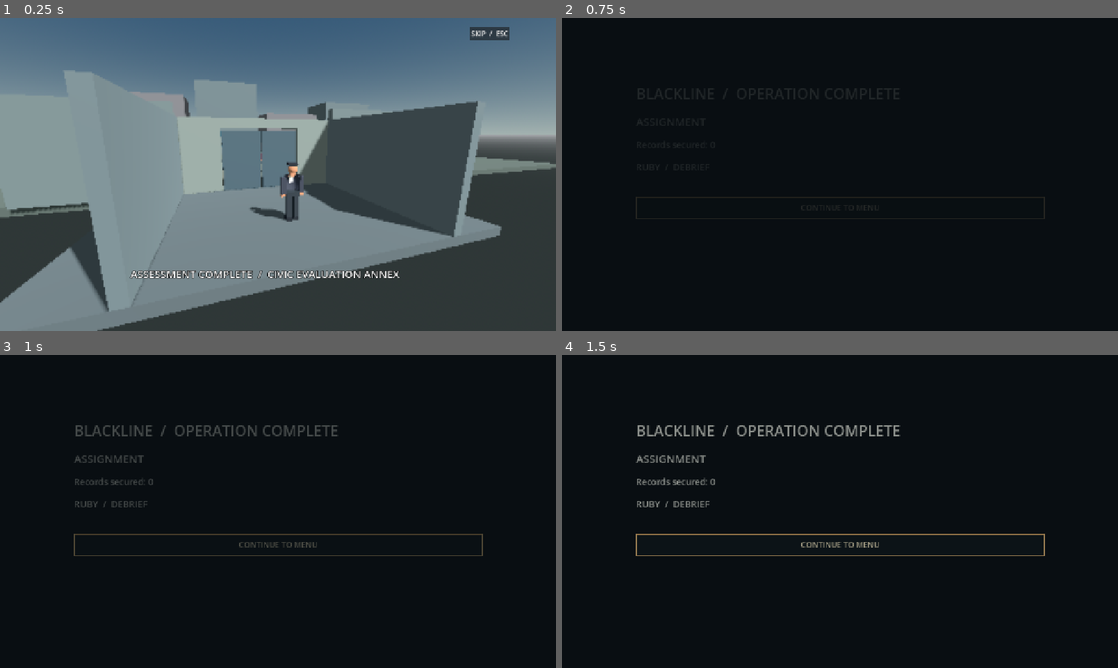
Above: before the commit, frames 1-4 (two rows, left to right).
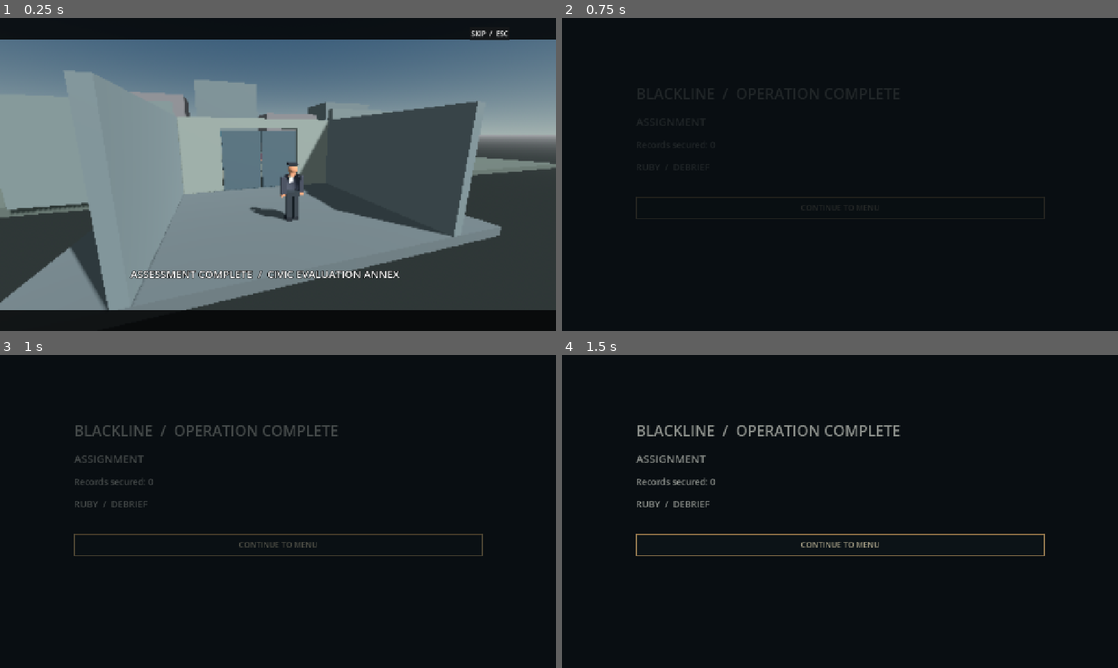
Above: after the commit, the same moments.

Repository: CoolgamerProXD/Stealty-Assasin-redesigned-computing-machine-Beta
Game: Godot game, scene res://scenes/ruby_meeting.tscn
Two runs of this game, one before a commit and one after it. Both use one fixed random seed, a clock stepped at 60 frames per second and the inputs below. This scene is started directly instead of the project's main scene.
Inputs (mouse positions are in pixels of both pictures, inside the frame that each line leads up to):
- Up to frame 1 (0.25 s): no input
- Up to frame 2 (0.75 s): click "SKIP / ESC" at 0.5 s
- Up to frame 3 (1 s): no input
- Up to frame 4 (1.5 s): move the mouse to (962, 495) at 1.27 s; hold D (move_right) from 1.28 s (still down); hold C (crouch) from 1.28 s (still down); click (962, 495) at 1.42 s

The runs differ from the first frame. In frame 1, 14% of the frame differs, in the area x 0-100%, y 0-100%; in frame 2, nothing differs; in frame 3, nothing differs; in frame 4, nothing differs.

Commit message:
Improve Ruby camera transitions and measure rendering presets
Co-authored-by: arena-agent <297053741+arena-agent@users.noreply.github.com>

Diff:
--- a/scripts/cinematics/ruby_meeting.gd
+++ b/scripts/cinematics/ruby_meeting.gd
@@ -39,7 +39,8 @@
  var light := DirectionalLight3D.new()
  light.rotation_degrees = Vector3(-45, 35, 0)
  light.light_energy = 1.0
- light.shadow_enabled = true
+ light.add_to_group("quality_lights")
+ light.shadow_enabled = Campaign.settings["graphics"] != "LOW"
  add_child(light)
  _box(Vector3(0, -0.15, 3), Vector3(12, 0.3, 8), Color(0.30, 0.33, 0.34))
  _box(Vector3(0, -0.15, -5), Vector3(20, 0.3, 10), Color(0.33, 0.34, 0.31))
@@ -67,6 +68,22 @@
  camera.current = true
  var canvas := CanvasLayer.new()
  add_child(canvas)
+ var bars := Control.new()
+ bars.set_anchors_and_offsets_preset(Control.PRESET_FULL_RECT)
+ bars.mouse_filter = Control.MOUSE_FILTER_IGNORE
+ canvas.add_child(bars)
+ var top_bar := ColorRect.new()
+ top_bar.color = Color(0.015, 0.02, 0.025, 0.88)
+ top_bar.set_anchors_preset(Control.PRESET_TOP_WIDE)
+ top_bar.offset_bottom = 48
+ top_bar.mouse_filter = Control.MOUSE_FILTER_IGNORE
+ bars.add_child(top_bar)
+ var bottom_bar := ColorRect.new()
+ bottom_bar.color = Color(0.015, 0.02, 0.025, 0.88)
+ bottom_bar.set_anchors_preset(Control.PRESET_BOTTOM_WIDE)
+ bottom_bar.offset_top = -48
+ bottom_bar.mouse_filter = Control.MOUSE_FILTER_IGNORE
+ bars.add_child(bottom_bar)
  subtitles = Label.new()
  subtitles.position = Vector2(110, 570)
  subtitles.custom_minimum_size = Vector2(1000, 80)
@@ -143,12 +160,15 @@
  actor.position = Vector3(0, 0, lerpf(4.5, -3.1, walk))
  actor.animate_motion(delta, 1.1 if t > 1.0 and t < 8.0 else 0.0)
  ruby.animate_motion(delta, 0.0)
- if t < 7.0:
-  camera.position = Vector3(-2.4, 2.8, actor.position.z + 6.0)
-  camera.look_at(Vector3(0, 1.25, actor.position.z - 1.5), Vector3.UP)
- else:
-  camera.position = Vector3(5.0, 2.4, -1.2)
-  camera.look_at(Vector3(0.7, 1.2, -3.8), Vector3.UP)
+ # Blend between the tracking and dialogue compositions rather than cutting
+ # to a discontinuous camera position in the middle of Ruby's introduction.
+ var mix := smoothstep(6.3, 7.7, t)
+ var tracking_position := Vector3(-2.4, 2.8, actor.position.z + 6.0)
+ var dialogue_position := Vector3(5.0, 2.4, -1.2)
+ var tracking_focus := Vector3(0, 1.25, actor.position.z - 1.5)
+ var dialogue_focus := Vector3(0.7, 1.2, -3.8)
+ camera.position = tracking_position.lerp(dialogue_position, mix)
+ camera.look_at(tracking_focus.lerp(dialogue_focus, mix), Vector3.UP)
  if t < 8.0: subtitles.text = "ASSESSMENT COMPLETE  /  CIVIC EVALUATION ANNEX"
  elif t < 12.0: subtitles.text = "RUBY: You noticed the missing piece. Most people only count the locks."
  elif t < 15.0: subtitles.text = "RUBY: I'm Ruby. From now on, I handle your assignments for Blackline."
--- a/scripts/core/campaign_state.gd
+++ b/scripts/core/campaign_state.gd
@@ -89,6 +89,8 @@
   (light as Light3D).visible = quality != "LOW"
  for detail: Node in get_tree().get_nodes_in_group("quality_detail"):
   (detail as Node3D).visible = quality == "HIGH"
+ for probe: Node in get_tree().get_nodes_in_group("quality_reflections"):
+  (probe as ReflectionProbe).visible = quality == "HIGH"
  var master := AudioServer.get_bus_index("Master")
  if master >= 0: AudioServer.set_bus_volume_db(master, linear_to_db(maxf(0.001, float(settings["volume"]))))
  if DisplayServer.get_name() != "headless":
--- a/scripts/visuals/environment_dressing.gd
+++ b/scripts/visuals/environment_dressing.gd
@@ -150,6 +150,30 @@
      _part(Vector3(x + dx, y + 0.15, z - 0.22), Vector3(0.38, 0.24, 0.10), Color(0.42, 0.38, 0.30), true)
  for x: float in [-8.0, -2.0, 4.5, 9.5]:
   _part(Vector3(x, 2.92, 0), Vector3(1.2, 0.025, 0.14), Color(1.0, 0.83, 0.57))
+ # One static, shadowless probe is restricted to HIGH. The polished inlay
+ # underneath remains decorative and never changes navigation/collision.
+ var probe := ReflectionProbe.new()
+ probe.name = "LobbyReflection"
+ probe.position = Vector3(-5, 1.45, 0)
+ probe.size = Vector3(13, 3, 15)
+ probe.update_mode = ReflectionProbe.UPDATE_ONCE
+ probe.enable_shadows = false
+ probe.add_to_group("quality_reflections")
+ probe.visible = Campaign.settings["graphics"] == "HIGH"
+ add_child(probe)
+ var polished := MeshInstance3D.new()
+ polished.name = "PolishedReceptionInlay"
+ var polished_mesh := BoxMesh.new()
+ polished_mesh.size = Vector3(3.9, 0.015, 0.85)
+ polished.mesh = polished_mesh
+ polished.position = Vector3(-5, 1.10, -4.8)
+ var polished_material := StandardMaterial3D.new()
+ polished_material.albedo_color = Color(0.43, 0.31, 0.20)
+ polished_material.metallic = 0.45
+ polished_material.roughness = 0.24
+ polished.material_override = polished_material
+ polished.cast_shadow = GeometryInstance3D.SHADOW_CASTING_SETTING_OFF
+ add_child(polished)
  _lamp(Vector3(-6, 2.65, -3.5), Color(1.0, 0.70, 0.42), 0.55, 7.0)
  _lamp(Vector3(-5, 2.65, 3), Color(1.0, 0.73, 0.48), 0.45, 7.0)
  _lamp(Vector3(4.5, 2.6, 0), Color(0.65, 0.82, 1.0), 0.35, 6.0)
--- a/tests/cinema_capture_test.gd
+++ b/tests/cinema_capture_test.gd
@@ -25,6 +25,23 @@
   thumb.resize(320, 180)
   thumb.save_jpg(output.path_join(name + "_thumb.jpg"), 0.50)
 
+func sample_preset(service: Node, quality: String) -> void:
+ service.settings["graphics"] = quality
+ service.apply_settings()
+ for i: int in range(15): await process_frame
+ var intervals: Array[float] = []
+ var previous := Time.get_ticks_usec()
+ for i: int in range(60):
+  await process_frame
+  var now := Time.get_ticks_usec()
+  intervals.append(float(now - previous) / 1000.0)
+  previous = now
+ var total := 0.0
+ for value: float in intervals: total += value
+ intervals.sort()
+ var mean := total / intervals.size()
+ print("PRESET_METRIC: %s frames=%d mean_ms=%.3f p95_ms=%.3f fps=%.2f" % [quality, intervals.size(), mean, intervals[56], 1000.0 / maxf(mean, 0.001)])
+
 func shot_camera(world: Node3D, pos: Vector3, target: Vector3) -> Camera3D:
  var camera := Camera3D.new()
  world.add_child(camera)
@@ -49,6 +66,8 @@
  camera.global_position = Vector3(4.5, 1.8, 4.4)
  camera.look_at(Vector3(4.5, 1.2, -6.0), Vector3.UP)
  await capture("cinema_hotel_corridor")
+ for quality: String in ["LOW", "MEDIUM", "HIGH"]:
+  await sample_preset(service, quality)
  var target: HotelNpc = hotel.get("primary_npc")
  camera.global_position = target.global_position + Vector3(2.4, 1.7, 2.4)
  camera.look_at(target.global_position + Vector3.UP * 1.0, Vector3.UP)
--- a/tests/instinct_render_test.gd
+++ b/tests/instinct_render_test.gd
@@ -35,6 +35,15 @@
     count += 1
     sum += x
  return Vector2(count, sum / maxf(count, 1))
+
+func differing_pixels(a: Image, b: Image) -> int:
+ var count := 0
+ for y: int in range(int(a.get_height() * 0.28), int(a.get_height() * 0.8), 6):
+  for x: int in range(int(a.get_width() * 0.28), int(a.get_width() * 0.72), 6):
+   var p := a.get_pixel(x, y)
+   var q := b.get_pixel(x, y)
+   if absf(p.r - q.r) + absf(p.g - q.g) + absf(p.b - q.b) > 0.08: count += 1
+ return count
 
 func run() -> void:
  output = OS.get_environment("TEST_SCREENSHOT_DIR")
@@ -104,11 +113,17 @@
    var service: Node = root.get_node("Campaign")
    var old_settings: Dictionary = service.settings.duplicate(true)
    service.settings["show_fps"] = true
+   var low_image: Image
    for quality: String in ["LOW", "MEDIUM", "HIGH"]:
     service.settings["graphics"] = quality
     service.apply_settings()
     var preset_image := await capture("hotel_preset_" + quality.to_lower())
     check(not preset_image.is_empty() and world.get("fps_label").visible and world.get("fps_label").text.contains("FPS"), quality + " renders with FPS counter")
+    if quality == "LOW": low_image = preset_image
+    if quality == "HIGH":
+     var difference := differing_pixels(low_image, preset_image)
+     print("VISUAL_METRIC: low_high_pixel_difference=", difference)
+     check(difference > 20, "LOW and HIGH visibly alter the rendered scene")
    service.settings = old_settings
    service.apply_settings()
   world.queue_free()
--- a/tests/run_tests.gd
+++ b/tests/run_tests.gd
@@ -102,16 +102,17 @@
  var player: HotelPlayer = world.get("player")
  var fine_detail: MultiMeshInstance3D = world.get_node("EnvironmentDressing/FineDetail")
  var practicals := get_nodes_in_group("quality_practicals")
+ var probe := world.get_node("EnvironmentDressing/LobbyReflection") as ReflectionProbe
  var old_quality: String = settings_service.settings["graphics"]
  settings_service.settings["graphics"] = "LOW"
  settings_service.apply_settings()
- check(not fine_detail.visible and practicals.size() > 0 and not (practicals[0] as Light3D).visible, "LOW hides fine decoration and practical lights")
+ check(not fine_detail.visible and practicals.size() > 0 and not (practicals[0] as Light3D).visible and not probe.visible, "LOW hides fine decoration, practical lights and reflection probe")
  settings_service.settings["graphics"] = "MEDIUM"
  settings_service.apply_settings()
  check(not fine_detail.visible and (practicals[0] as Light3D).visible, "MEDIUM enables practical lights")
  settings_service.settings["graphics"] = "HIGH"
  settings_service.apply_settings()
- check(fine_detail.visible and (practicals[0] as Light3D).visible, "HIGH enables fine decoration and practical lights")
+ check(fine_detail.visible and (practicals[0] as Light3D).visible and probe.visible, "HIGH enables fine decoration, practical lights and lobby reflection")
  settings_service.settings["graphics"] = old_quality
  settings_service.apply_settings()
  var npcs: Array[HotelNpc] = world.get("npcs")
